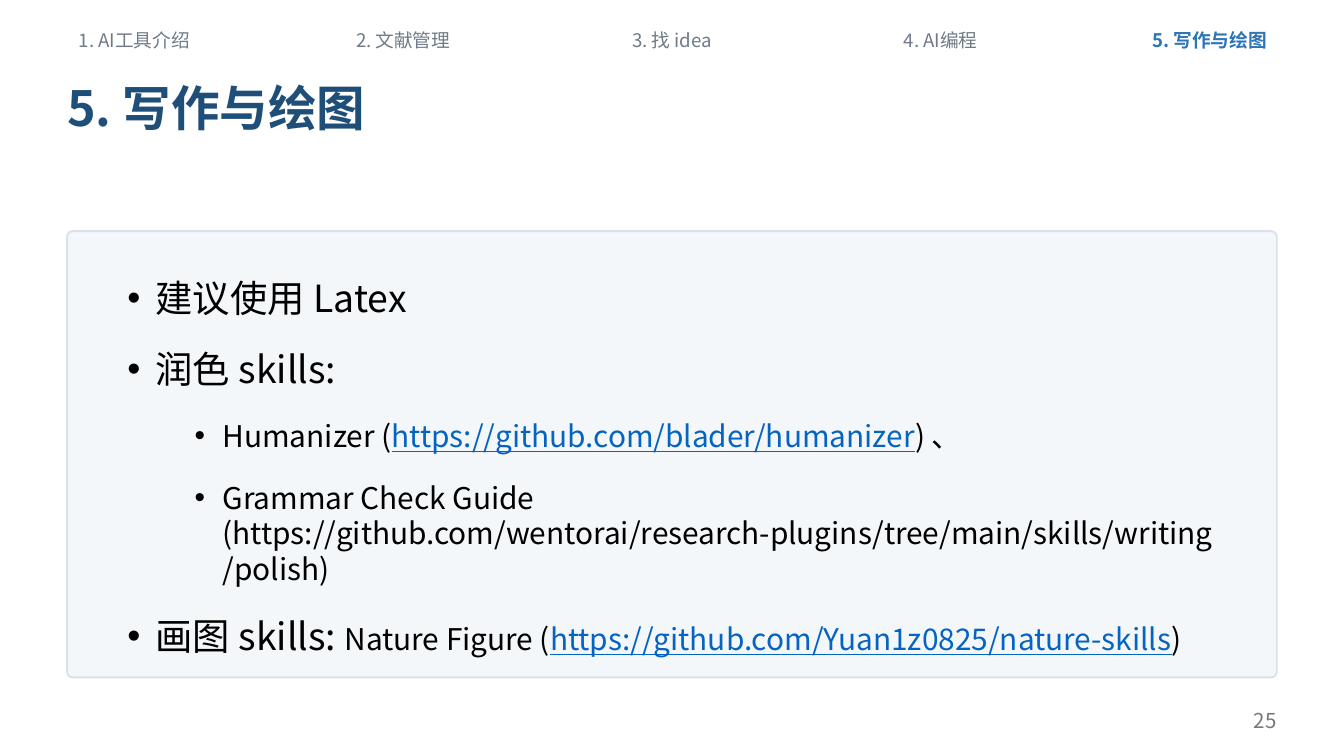
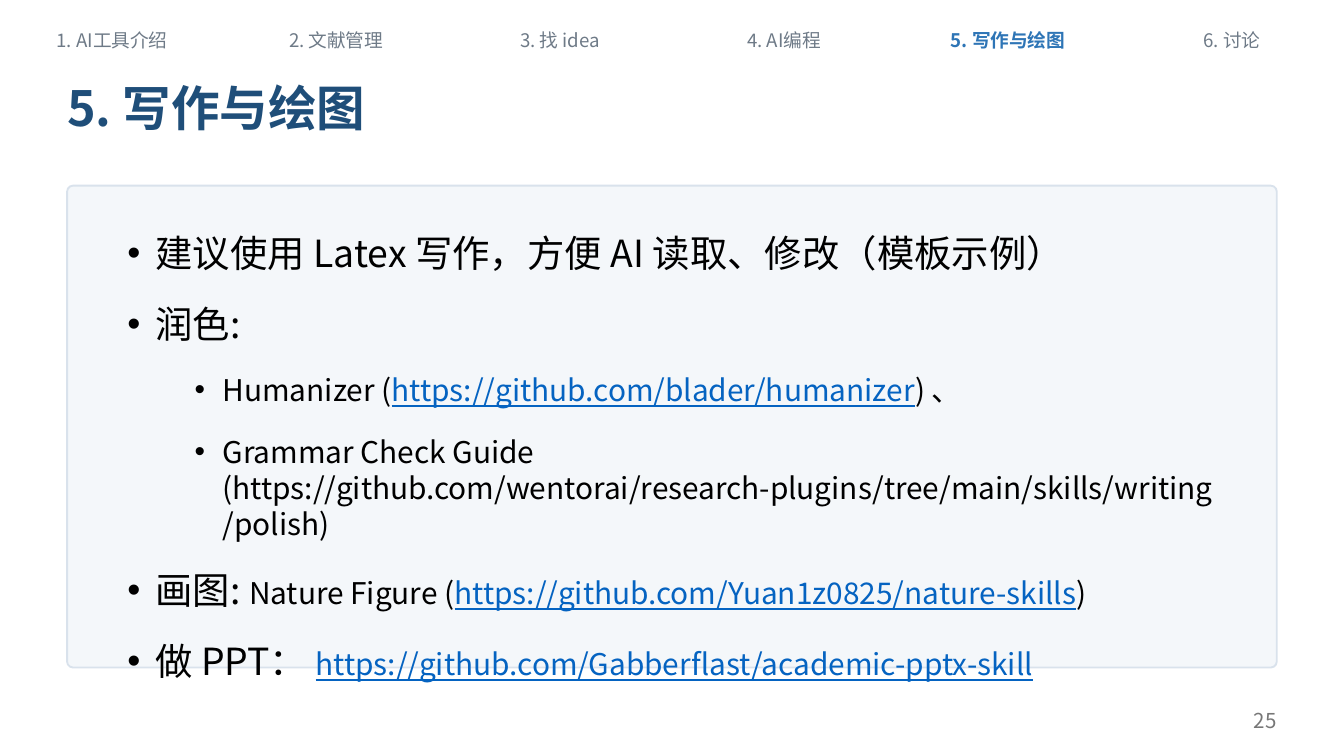
Before and after one commit to sicilyala/ai_sharing, a slide deck: slide 25 of docs/ai-workflow-sharing-v1.pptx. Drawn at 1344x756 pixels with LibreOffice and Linux fonts; fonts in the diff are those of the drawing. Boxes give left, top, right and bottom in pixels: in the first picture for what was removed or moved away, otherwise in the second. Text is boxed around its words. In the diff, an @@ line names an element or a change of style, - is before the commit and + after.

```diff
--- a/docs/ai-workflow-sharing-v1.pptx
+++ b/docs/ai-workflow-sharing-v1.pptx
@@ text "1. AI工具介绍": place and size @@
-text "1. AI工具介绍" at [79,31,190,49]
+text "1. AI工具介绍" at [57,31,167,49]
@@ text "2. 文献管理": place and size @@
-text "2. 文献管理" at [356,31,450,49]
+text "2. 文献管理" at [289,31,383,49]
@@ text "3. 找 idea": place and size @@
-text "3. 找 idea" at [632,31,712,49]
+text "3. 找 idea" at [520,31,600,49]
@@ text "4. AI编程": place and size @@
-text "4. AI编程" at [904,31,978,49]
+text "4. AI编程" at [747,31,821,49]
@@ text "5. 写作与绘图": place and size @@
-text "5. 写作与绘图" at [1152,31,1267,49]
+text "5. 写作与绘图" at [951,31,1065,49]
@@ text added at [1204,31,1260,48], 10 pt, text #6E7A87 @@
+6. 讨论
@@ rounded rectangle: place and size @@
-rounded rectangle at [67,231,1277,677]
+rounded rectangle at [67,185,1277,668]
@@ text "建议使用 Latex 写作，方便 AI 读取、修改（模板示例）": place and size @@
-text "建议使用 Latex 写作，方便 AI 读取、修改（模板示例）" at [155,280,1213,658]
+text "建议使用 Latex 写作，方便 AI 读取、修改（模板示例）" at [155,235,1213,683]
@@ text at [155,235,1064,341]: text changed @@
-• 建议使用 Latex
-• 润色 skills:
+• 建议使用 Latex 写作，方便 AI 读取、修改（模板示例）
+• 润色:
@@ text at [155,574,1086,683]: text changed @@
-• 画图 skills: Nature Figure (https://github.com/Yuan1z0825/nature-skills)
+• 画图: Nature Figure (https://github.com/Yuan1z0825/nature-skills)
+• 做 PPT： https://github.com/Gabberflast/academic-pptx-skill
```
Also in this commit, not shown: 23 other slides changed, 1 slide added, 47 other files.
